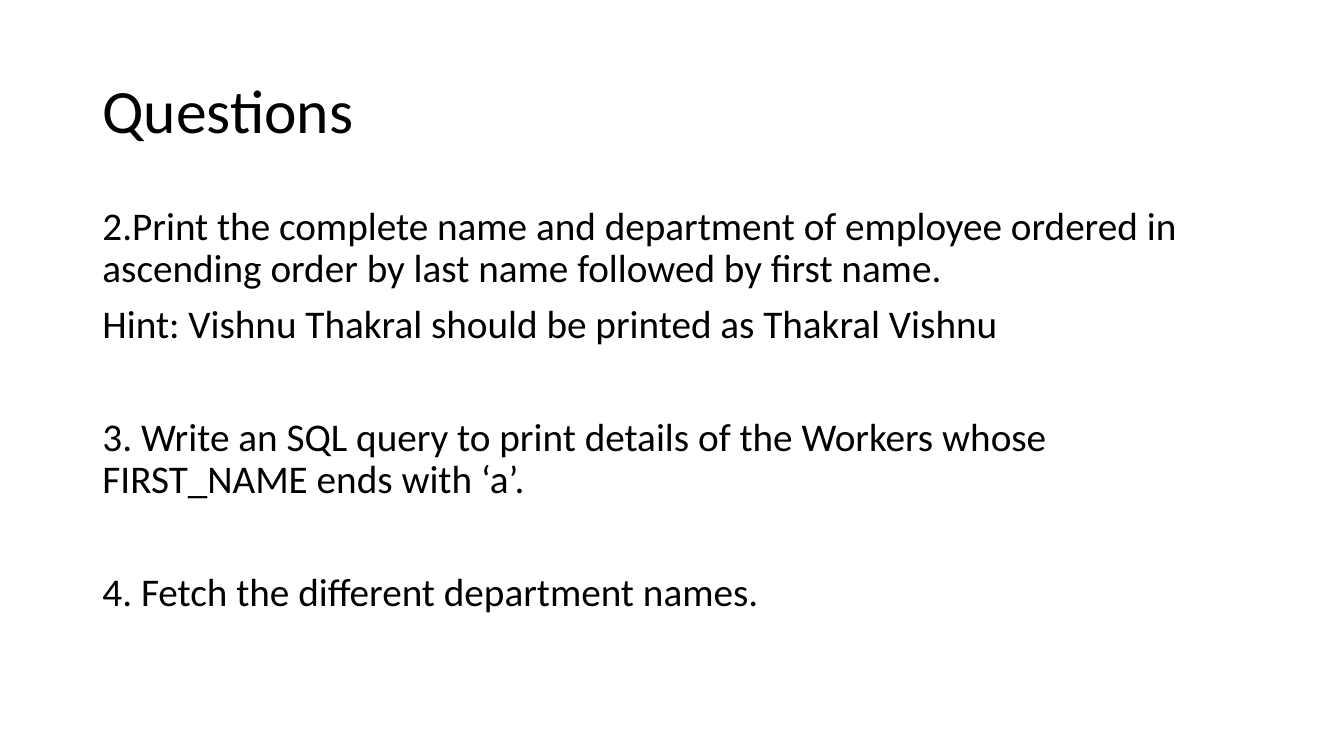
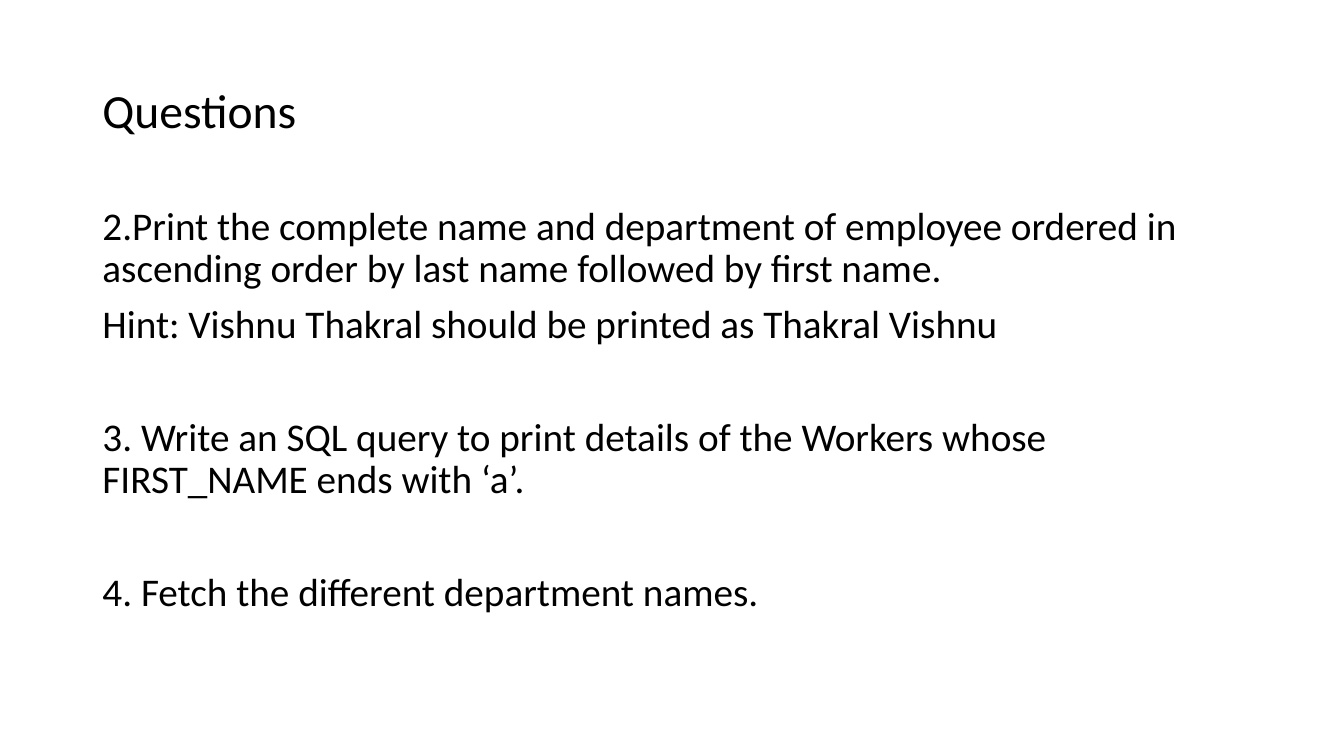
Before and after one commit to vvthakral/data-science-bootcamp, a slide deck: slide 20 of week-2-sql/sql.pptx. Drawn at 1344x756 pixels with LibreOffice and Linux fonts; fonts in the diff are those of the drawing. Boxes give left, top, right and bottom in pixels: in the first picture for what was removed or moved away, otherwise in the second. Text is boxed around its words. In the diff, an @@ line names an element or a change of style, - is before the commit and + after.

```diff
--- a/week-2-sql/sql.pptx
+++ b/week-2-sql/sql.pptx
@@ title "Questions" at (102,95,296,135): size 44 to 34 pt @@
```
Also in this commit, not shown: 6 other slides changed, 4 other files.
